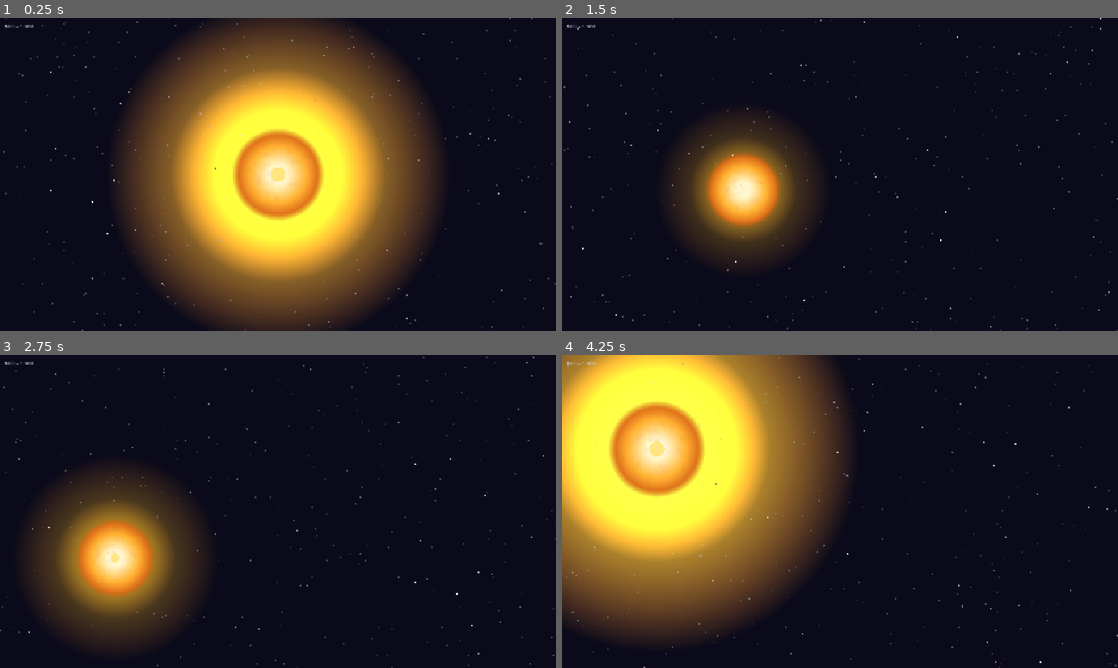
Above: before the commit, frames 1-4 (two rows, left to right).
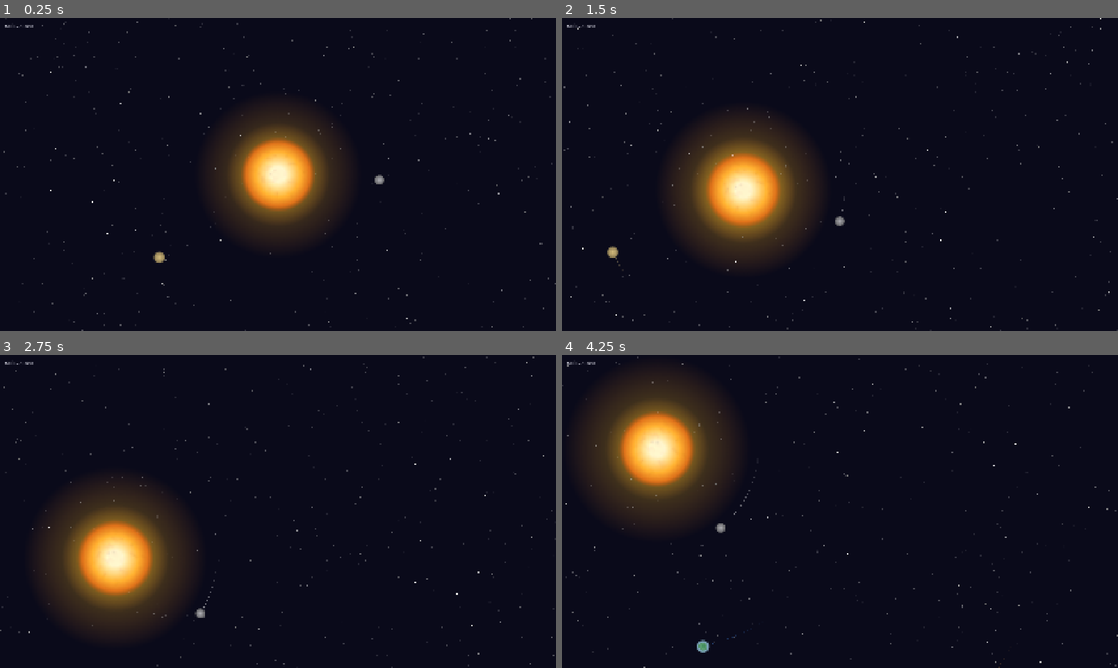
Above: after the commit, the same moments.

Repository: avantgardian/godot-space-idle
Game: Godot game, scene res://scenes/main.tscn
The game is run twice, just before and just after one commit, with the same random seed, the same clock (stepped at 60 frames per second) and the same inputs.
Inputs (mouse positions are in pixels of both pictures, inside the frame that each line leads up to):
- Up to frame 1 (0.25 s): no input
- Up to frame 2 (1.5 s): tap Enter at 0.5 s; move the mouse to (962, 158) at 0.52 s; hold Right (ui_right) 0.53-1.25 s; click (962, 158) at 0.67 s; drag from (728, 190) to (812, 237) at 1.27 s
- Up to frame 3 (2.75 s): move the mouse to (333, 442) at 2.02 s; hold Right (ui_right) from 2.03 s (still down)
- Up to frame 4 (4.25 s): release Right (ui_right) at 2.75 s; drag from (812, 574) to (673, 464) at 2.77 s; move the mouse to (1006, 558) at 3.52 s; hold Left (ui_left) from 3.53 s (still down)

The runs differ from the first frame. In frame 1, 47% of the frame differs, in the area x 21-80%, y 0-100%; in frame 2, 0.1%; in frame 3, 4.1%; in frame 4, 42%.

Commit message:
fix startup flashing by setting position in _reset()

Diff:
--- a/scripts/earth.gd
+++ b/scripts/earth.gd
@@ -60,6 +60,7 @@
 	_pos = Vector2(orbit_radius * cos(start_angle), orbit_radius * sin(start_angle))
 	var tangent := Vector2(-_pos.y, _pos.x).normalized()
 	_vel = tangent * sqrt(gm / orbit_radius)
+	position = _pos
 	_dead = false
 	visible = true
 	_trail.clear()
--- a/scripts/jupiter.gd
+++ b/scripts/jupiter.gd
@@ -57,6 +57,7 @@
 	_pos = Vector2(orbit_radius * cos(start_angle), orbit_radius * sin(start_angle))
 	var tangent := Vector2(-_pos.y, _pos.x).normalized()
 	_vel = tangent * sqrt(gm / orbit_radius)
+	position = _pos
 	_dead = false
 	visible = true
 	_trail.clear()
--- a/scripts/mars.gd
+++ b/scripts/mars.gd
@@ -56,6 +56,7 @@
 	_pos = Vector2(orbit_radius * cos(start_angle), orbit_radius * sin(start_angle))
 	var tangent := Vector2(-_pos.y, _pos.x).normalized()
 	_vel = tangent * sqrt(gm / orbit_radius)
+	position = _pos
 	_dead = false
 	visible = true
 	_trail.clear()
--- a/scripts/mercury.gd
+++ b/scripts/mercury.gd
@@ -27,6 +27,7 @@
 	_pos = Vector2(orbit_radius * cos(start_angle), orbit_radius * sin(start_angle))
 	var tangent := Vector2(-_pos.y, _pos.x).normalized()
 	_vel = tangent * sqrt(gm / orbit_radius)
+	position = _pos
 	_dead = false
 	visible = true
 	_trail.clear()
--- a/scripts/neptune.gd
+++ b/scripts/neptune.gd
@@ -56,6 +56,7 @@
 	_pos = Vector2(orbit_radius * cos(start_angle), orbit_radius * sin(start_angle))
 	var tangent := Vector2(-_pos.y, _pos.x).normalized()
 	_vel = tangent * sqrt(gm / orbit_radius)
+	position = _pos
 	_dead = false
 	visible = true
 	_trail.clear()
--- a/scripts/saturn.gd
+++ b/scripts/saturn.gd
@@ -86,6 +86,7 @@
 	_pos = Vector2(orbit_radius * cos(start_angle), orbit_radius * sin(start_angle))
 	var tangent := Vector2(-_pos.y, _pos.x).normalized()
 	_vel = tangent * sqrt(gm / orbit_radius)
+	position = _pos
 	_dead = false
 	visible = true
 	_trail.clear()
--- a/scripts/uranus.gd
+++ b/scripts/uranus.gd
@@ -56,6 +56,7 @@
 	_pos = Vector2(orbit_radius * cos(start_angle), orbit_radius * sin(start_angle))
 	var tangent := Vector2(-_pos.y, _pos.x).normalized()
 	_vel = tangent * sqrt(gm / orbit_radius)
+	position = _pos
 	_dead = false
 	visible = true
 	_trail.clear()
--- a/scripts/venus.gd
+++ b/scripts/venus.gd
@@ -54,6 +54,7 @@
 	_pos = Vector2(orbit_radius * cos(start_angle), orbit_radius * sin(start_angle))
 	var tangent := Vector2(-_pos.y, _pos.x).normalized()
 	_vel = tangent * sqrt(gm / orbit_radius)
+	position = _pos
 	_dead = false
 	visible = true
 	_trail.clear()
